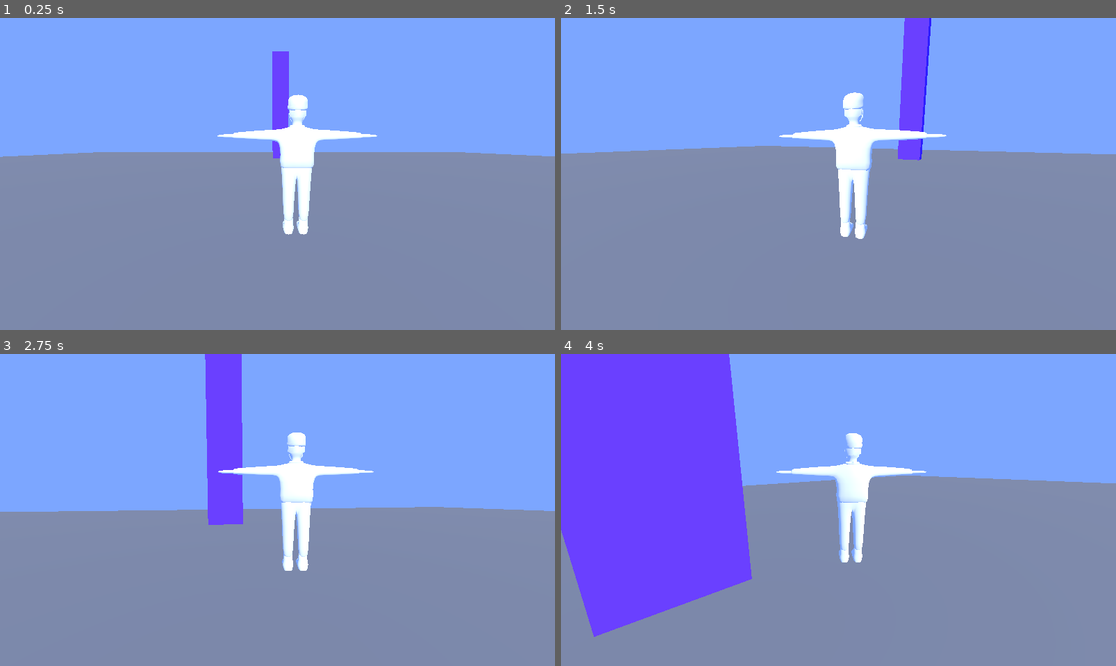
Above: before the commit, frames 1-4 (two rows, left to right).
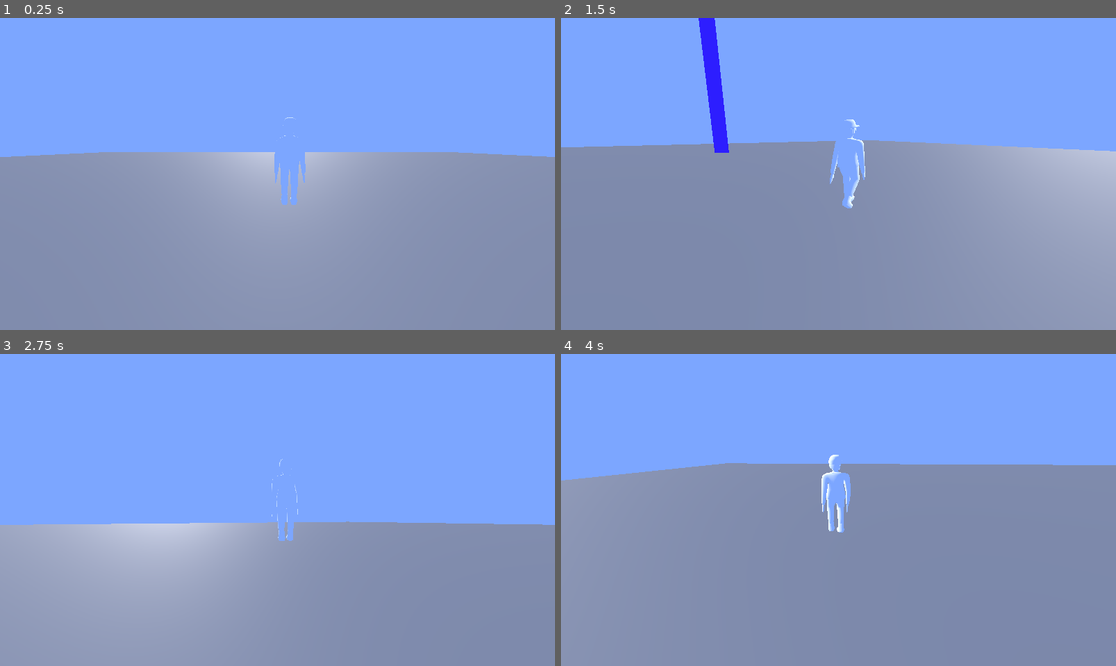
Above: after the commit, the same moments.

Repository: jackrosa183/project_hotel
Game: Godot game, scene res://root_scene.tscn
Same seed, same stepped clock (60 frames per second), same inputs: the game is played once before the commit and once after it.
Inputs (mouse positions are in pixels of both pictures, inside the frame that each line leads up to):
- Up to frame 1 (0.25 s): no input
- Up to frame 2 (1.5 s): tap Enter (ui_accept) at 0.5, 0.77 s; move the mouse to (866, 174) at 0.52 s; hold W (forward) from 0.53 s (still down); move the mouse to (810, 174) at 1.27 s
- Up to frame 3 (2.75 s): keep holding W (forward); tap Enter (ui_accept) at 1.52 s; move the mouse to (288, 503) at 2.02 s
- Up to frame 4 (4 s): keep holding W (forward); move the mouse to (832, 516) at 2.77 s; tap Enter (ui_accept) at 3.02, 3.77 s; move the mouse to (877, 513) at 3.52 s

The runs differ from the first frame. In frame 1, 8.4% of the frame differs, in the area x 0-100%, y 10-70%; in frame 2, 14%; in frame 3, 22%; in frame 4, 31%, in the area x 0-100%, y 0-91%.

Commit message:
feat: setup walk and idle into character controller

Diff:
--- a/Player/player_controller.gd
+++ b/Player/player_controller.gd
@@ -6,7 +6,7 @@
 @onready var cam_pitch: Node3D = $CamRoot/CamYaw/CamPitch
 @onready var player_cam: Camera3D = $CamRoot/CamYaw/CamPitch/SpringArm3D/Camera3D
 @onready var armature: Node3D = $Armature
-@onready var char_pivot: Node3D = $Node3D
+@onready var animation_player: AnimationPlayer = $AnimationPlayer
 
 
 @export var look_sensitivity = 1.0
@@ -40,10 +40,12 @@
 	var direction := (transform.basis * Vector3(input_dir.x, 0, input_dir.y)).normalized()
 	direction = direction.rotated(Vector3.UP, cam_yaw.rotation.y)
 	if direction:
+		animation_player.play("walk")
 		velocity.x = direction.x * SPEED
 		velocity.z = direction.z * SPEED
-		char_pivot.rotation.y = lerp_angle(char_pivot.rotation.y, atan2(-velocity.x, -velocity.z), lerp_val)
+		armature.rotation.y = lerp_angle(armature.rotation.y, atan2(-velocity.x, -velocity.z), lerp_val)
 	else:
+		animation_player.play("idle")
 		velocity.x = move_toward(velocity.x, 0, SPEED)
 		velocity.z = move_toward(velocity.z, 0, SPEED)
 
--- a/human.tscn
+++ b/human.tscn
@@ -1,39 +1,66 @@
-[gd_scene load_steps=2 format=3 uid="uid://brqi6h16hbsnk"]
+[gd_scene load_steps=4 format=3 uid="uid://brqi6h16hbsnk"]
 
 [ext_resource type="PackedScene" uid="uid://ohtafc81iig0" path="res://blender/human.glb" id="1_kgnco"]
+[ext_resource type="Script" path="res://Player/player_controller.gd" id="2_1do32"]
+
+[sub_resource type="CapsuleShape3D" id="CapsuleShape3D_gwng3"]
+radius = 0.596842
 
 [node name="human" instance=ExtResource("1_kgnco")]
 transform = Transform3D(-1, 0, -8.74228e-08, 0, 1, 0, 8.74228e-08, 0, -1, 0, 0, 0)
+script = ExtResource("2_1do32")
+
+[node name="Node3D" type="Node3D" parent="." index="0"]
 
 [node name="Skeleton3D" parent="Armature" index="0"]
-bones/0/position = Vector3(-2.35091e-11, 0.0936652, 4.08716e-11)
-bones/0/rotation = Quaternion(-0.00647464, -0.110953, -0.000722862, 0.993804)
+bones/0/position = Vector3(0, 0.101233, 0)
+bones/0/rotation = Quaternion(-0.00651486, 1.19207e-07, -7.76632e-10, 0.999979)
 bones/1/position = Vector3(0.2502, 0.349259, 0.00455109)
-bones/1/rotation = Quaternion(0.00293398, 0.0609779, -0.997432, 0.0374545)
-bones/2/rotation = Quaternion(0.107438, -0.00776735, -0.00780282, 0.994151)
-bones/3/rotation = Quaternion(5.92408e-10, 1.41343e-09, 0.00941203, 0.999956)
-bones/4/rotation = Quaternion(0.11376, 0.0669861, 0.991126, -0.015532)
+bones/1/rotation = Quaternion(0.00032136, 0.00650693, -0.998762, 0.0493127)
+bones/2/rotation = Quaternion(-7.11318e-10, -1.91062e-09, -0.00941203, 0.999956)
+bones/3/rotation = Quaternion(7.04554e-10, 1.4173e-09, 0.00941203, 0.999956)
+bones/4/rotation = Quaternion(0.00217758, 0.0417537, 0.999124, -0.00171545)
 bones/4/scale = Vector3(1, 1, 1.00008)
-bones/5/rotation = Quaternion(-0.160074, -0.000278932, -0.0112249, 0.987041)
-bones/6/rotation = Quaternion(0.684927, -0.0482776, -0.0799875, 0.722597)
+bones/5/rotation = Quaternion(-0.0922626, -0.000281391, -0.00646979, 0.995714)
+bones/6/rotation = Quaternion(0.654197, -0.0529111, -0.0769915, 0.750532)
 bones/6/scale = Vector3(1, 1.00003, 0.999996)
-bones/7/rotation = Quaternion(0.00651486, -1.30107e-17, 1.55326e-09, 0.999979)
-bones/8/rotation = Quaternion(0.160711, -0.0868077, -0.00998226, 0.983126)
+bones/8/rotation = Quaternion(-2.90983e-26, -1.19209e-07, -1.23173e-26, 1)
 bones/9/position = Vector3(-0.2502, 0.349259, 0.00455098)
-bones/9/rotation = Quaternion(0.00162132, 0.00565161, 0.996424, 0.0842931)
+bones/9/rotation = Quaternion(0.0003732, -0.00650417, 0.998335, 0.0573063)
 bones/10/rotation = Quaternion(-4.6416e-10, 1.90829e-09, 0.00941203, 0.999956)
-bones/11/rotation = Quaternion(5.92408e-10, -1.41343e-09, -0.00941203, 0.999956)
+bones/11/rotation = Quaternion(7.04554e-10, -1.41002e-09, -0.00941203, 0.999956)
 bones/12/position = Vector3(-0.123967, 0.00656434, -0.000592688)
-bones/12/rotation = Quaternion(0.106836, 0.103348, 0.988873, -0.00598787)
+bones/12/rotation = Quaternion(-0.0021778, 0.0417539, 0.999124, 0.00171549)
 bones/12/scale = Vector3(1, 1, 1.00008)
-bones/13/rotation = Quaternion(-0.166692, 0.0002786, 0.0116889, 0.98594)
+bones/13/rotation = Quaternion(-0.092263, 0.000281377, 0.00646983, 0.995714)
 bones/13/scale = Vector3(1, 0.999999, 1)
-bones/14/rotation = Quaternion(0.663963, 0.0506369, 0.0781839, 0.741941)
+bones/14/rotation = Quaternion(0.654197, 0.0529111, 0.0769914, 0.750532)
 bones/14/scale = Vector3(1, 1.00003, 0.999996)
 bones/15/rotation = Quaternion(-0.00114757, 0.707106, 0.707106, -0.00114757)
 bones/16/position = Vector3(0.11965, -0.780614, -0.0156499)
 bones/16/rotation = Quaternion(0.00341613, 0.707098, -0.707099, -0.00341613)
 bones/16/scale = Vector3(1, 1, 1)
+bones/17/rotation = Quaternion(0.00114757, 0.707106, 0.707106, 0.00114757)
 bones/18/position = Vector3(-0.11965, -0.780614, -0.0156499)
 bones/18/rotation = Quaternion(-0.00341613, 0.707098, -0.707099, 0.00341613)
 bones/18/scale = Vector3(1, 1, 1)
+
+[node name="CollisionShape3D" type="CollisionShape3D" parent="." index="3"]
+transform = Transform3D(1, 0, 0, 0, 1, 0, 0, 0, 1, 0, 1, 0)
+shape = SubResource("CapsuleShape3D_gwng3")
+
+[node name="CamRoot" type="Node3D" parent="." index="4"]
+transform = Transform3D(1, 0, 0, 0, 1, 0, 0, 0, 1, -1.49658e-07, 1, 1.71189)
+
+[node name="CamYaw" type="Node3D" parent="CamRoot" index="0"]
+transform = Transform3D(1, 0, 0, 0, 1, 0, 0, 0, 1, -0.277238, 0.371405, -1.74032)
+
+[node name="CamPitch" type="Node3D" parent="CamRoot/CamYaw" index="0"]
+
+[node name="SpringArm3D" type="SpringArm3D" parent="CamRoot/CamYaw/CamPitch" index="0"]
+transform = Transform3D(1, 0, 0, 0, 1, 0, 0, 0, 1, -1.19209e-07, 0, 1.52031)
+spring_length = 3.0
+margin = 0.0
+
+[node name="Camera3D" type="Camera3D" parent="CamRoot/CamYaw/CamPitch/SpringArm3D" index="0"]
+transform = Transform3D(1, 0, 0, 0, 0.989216, 0.146463, 0, -0.146463, 0.989216, 0.598917, 1.46111, 2.48798)
--- a/root_scene.tscn
+++ b/root_scene.tscn
@@ -1,11 +1,7 @@
-[gd_scene load_steps=10 format=3 uid="uid://c8urp15rq08qx"]
+[gd_scene load_steps=8 format=3 uid="uid://c8urp15rq08qx"]
 
-[ext_resource type="Script" path="res://Player/player_controller.gd" id="1_e2uro"]
-[ext_resource type="PackedScene" uid="uid://ohtafc81iig0" path="res://blender/human.glb" id="2_loklw"]
+[ext_resource type="PackedScene" uid="uid://brqi6h16hbsnk" path="res://human.tscn" id="2_ciu22"]
 [ext_resource type="Environment" uid="uid://dgl1w0e41dioy" path="res://main_environment.tres" id="2_ov25v"]
-
-[sub_resource type="CapsuleShape3D" id="CapsuleShape3D_wc2k1"]
-radius = 0.596842
 
 [sub_resource type="CameraAttributesPractical" id="CameraAttributesPractical_hdjmq"]
 
@@ -24,33 +20,6 @@
 [node name="DirectionalLight3D" type="DirectionalLight3D" parent="."]
 transform = Transform3D(1, 0, 0, 0, 0.85425, 0.519862, 0, -0.519862, 0.85425, 0, 1.63771, 0)
 
-[node name="Player" type="CharacterBody3D" parent="."]
-transform = Transform3D(1, 0, 0, 0, 1, 0, 0, 0, 1, 0, 1, 0)
-script = ExtResource("1_e2uro")
-look_sensitivity = 0.5
-
-[node name="Node3D" type="Node3D" parent="Player"]
-
-[node name="human" parent="Player/Node3D" instance=ExtResource("2_loklw")]
-transform = Transform3D(-1, 0, -8.74228e-08, 0, 1, 0, 8.74228e-08, 0, -1, 0, -0.929215, 0)
-
-[node name="CollisionShape3D" type="CollisionShape3D" parent="Player"]
-shape = SubResource("CapsuleShape3D_wc2k1")
-
-[node name="CamRoot" type="Node3D" parent="Player"]
-
-[node name="CamYaw" type="Node3D" parent="Player/CamRoot"]
-transform = Transform3D(1, 0, 0, 0, 1, 0, 0, 0, 1, -0.277238, 0.371405, 0)
-
-[node name="CamPitch" type="Node3D" parent="Player/CamRoot/CamYaw"]
-
-[node name="SpringArm3D" type="SpringArm3D" parent="Player/CamRoot/CamYaw/CamPitch"]
-spring_length = 3.0
-margin = 0.0
-
-[node name="Camera3D" type="Camera3D" parent="Player/CamRoot/CamYaw/CamPitch/SpringArm3D"]
-transform = Transform3D(1, 0, 0, 0, 0.989216, 0.146463, 0, -0.146463, 0.989216, 0.598917, 1.46111, 2.48798)
-
 [node name="WorldEnvironment" type="WorldEnvironment" parent="."]
 environment = ExtResource("2_ov25v")
 camera_attributes = SubResource("CameraAttributesPractical_hdjmq")
@@ -65,12 +34,15 @@
 transform = Transform3D(1, 0, 0, 0, 1, 0, 0, 0, 1, 0.000273768, -0.000291224, 9.93649e-05)
 shape = SubResource("ConcavePolygonShape3D_yie2l")
 
-[node name="MeshInstance3D2" type="MeshInstance3D" parent="."]
+[node name="Pillar1" type="MeshInstance3D" parent="."]
 transform = Transform3D(1.45926, 0, 0, 0, 18.6314, 0, 0, 0, 1, 0, 0, -16.5148)
 mesh = SubResource("BoxMesh_siq1p")
 surface_material_override/0 = SubResource("StandardMaterial3D_45jao")
 
-[node name="MeshInstance3D3" type="MeshInstance3D" parent="."]
+[node name="Pillar2" type="MeshInstance3D" parent="."]
 transform = Transform3D(1.45926, 0, 0, 0, 37.4377, 0, 0, 0, 1, 13.9374, 0, 0.338697)
 mesh = SubResource("BoxMesh_siq1p")
 surface_material_override/0 = SubResource("StandardMaterial3D_45jao")
+
+[node name="human" parent="." instance=ExtResource("2_ciu22")]
+transform = Transform3D(-1, 0, -8.74228e-08, 0, 1, 0, 8.74228e-08, 0, -1, -0.12987, 0.325078, -0.283224)
Binary file changed: blender/human.glb
Not shown, changed: blender/human.blend
Not shown, changed: blender/human.blend1
